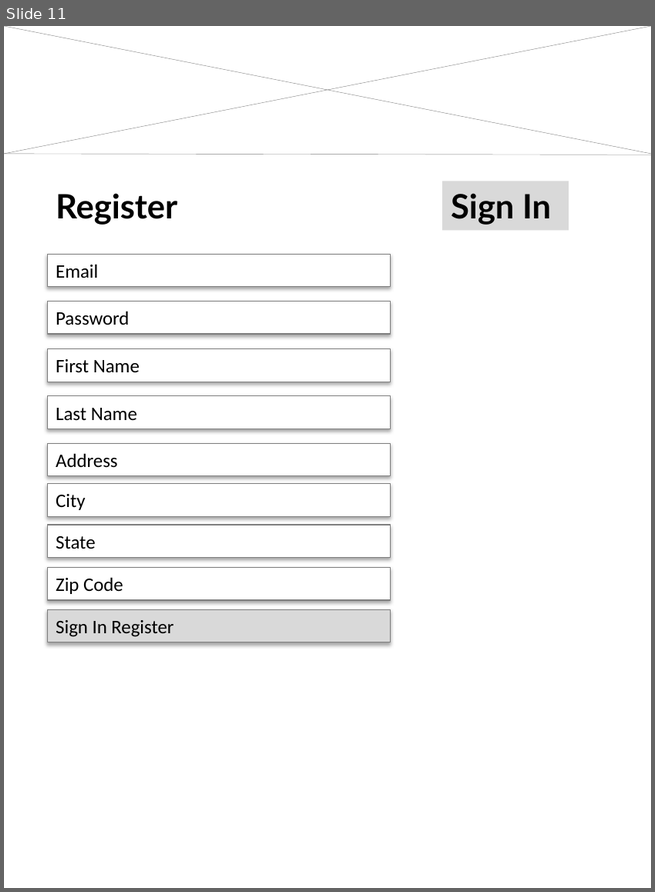
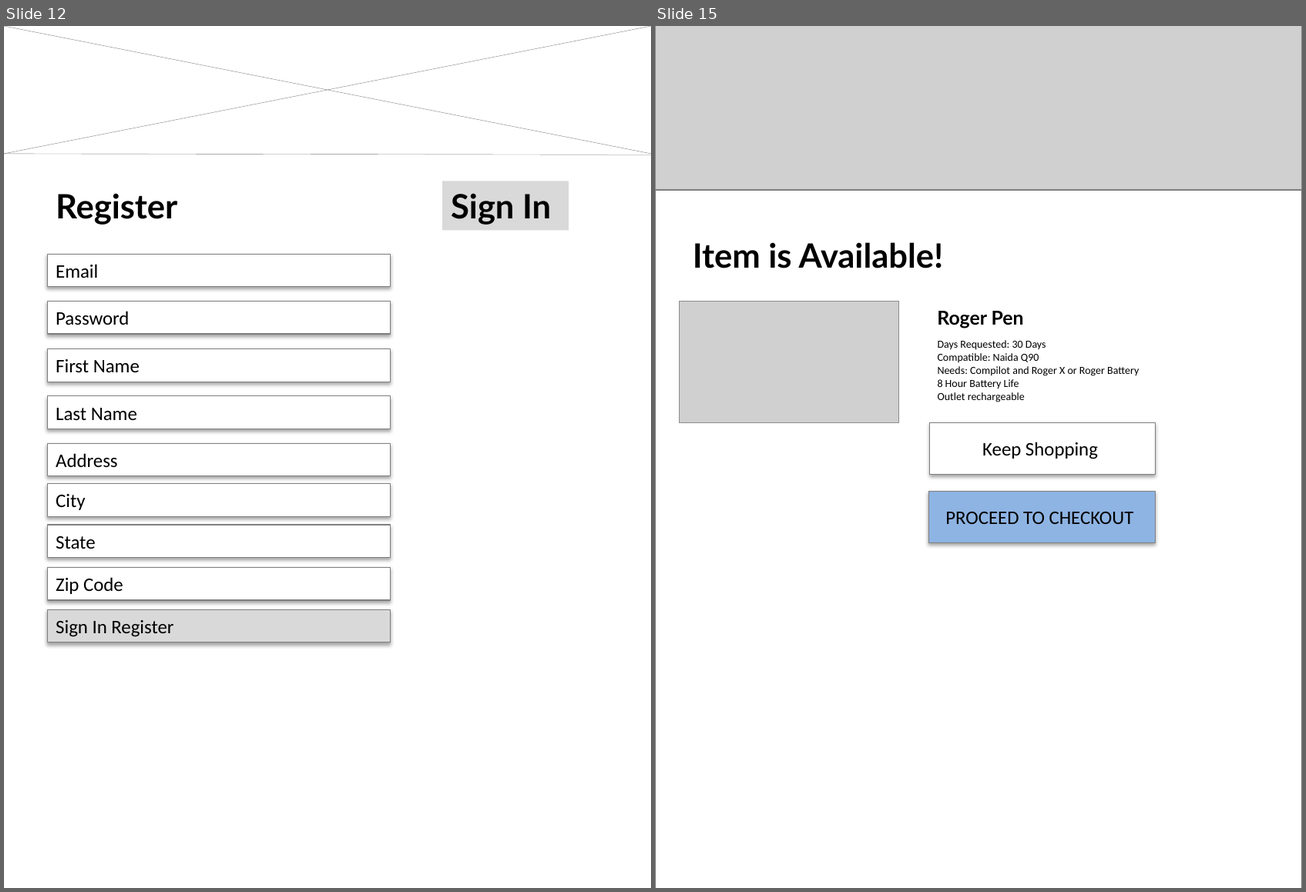
Before and after one commit to MariellaPaulino/2016, a slide deck: Homework3/DecisionTree.pptx. Shown side by side, each under a label of ours: slide 11 before the commit, slides 12 and 15 after it; the slides between them are not shown. The pictures are 655x892 and 1306x892 pixels, drawn with LibreOffice and Linux fonts; fonts in the diff are those of the drawing; grey boxes stand for pictures. Boxes give left, top, right and bottom in pixels: in the first picture for what was removed or moved away, otherwise in the second. Text is boxed around its words. In the diff, an @@ line names an element or a change of style, - is before the commit and + after.

```diff
--- a/Homework3/DecisionTree.pptx
+++ b/Homework3/DecisionTree.pptx
@@ slide 15 added at (x1=655, y1=26, x2=1302, y2=888), background #FFFFFF @@
@@ picture added at (x1=655, y1=26, x2=1302, y2=421) @@
@@ rectangle added at (x1=655, y1=190, x2=1302, y2=888), fill #FFFFFF, outline #7F7F7F 0.75 pt @@
@@ text added at (x1=693, y1=242, x2=944, y2=269), 28 pt, text #000000, bold @@
+Item is Available!
@@ picture added at (x1=679, y1=302, x2=899, y2=423) @@
@@ text added at (x1=937, y1=311, x2=1024, y2=329), 16 pt, text #000000, bold @@
+Roger Pen
@@ text added at (x1=938, y1=340, x2=1139, y2=403), 9 pt, text #000000 @@
+Days Requested: 30 Days
+Compatible: Naida Q90
+Needs: Compilot and Roger X or Roger Battery
+8 Hour Battery Life
+Outlet rechargeable
@@ rectangle added at (x1=929, y1=423, x2=1154, y2=474), fill #FFFFFF, outline #7F7F7F 0.75 pt, 16 pt, text #000000 @@
+Keep Shopping
@@ rectangle added at (x1=928, y1=492, x2=1154, y2=543), fill #8EB4E3, outline #7F7F7F 0.75 pt, 16 pt, text #000000 @@
+PROCEED TO CHECKOUT
@@ what was slide 11 is now slide 12 @@
```
Also in this commit, not shown: 9 other slides added.
